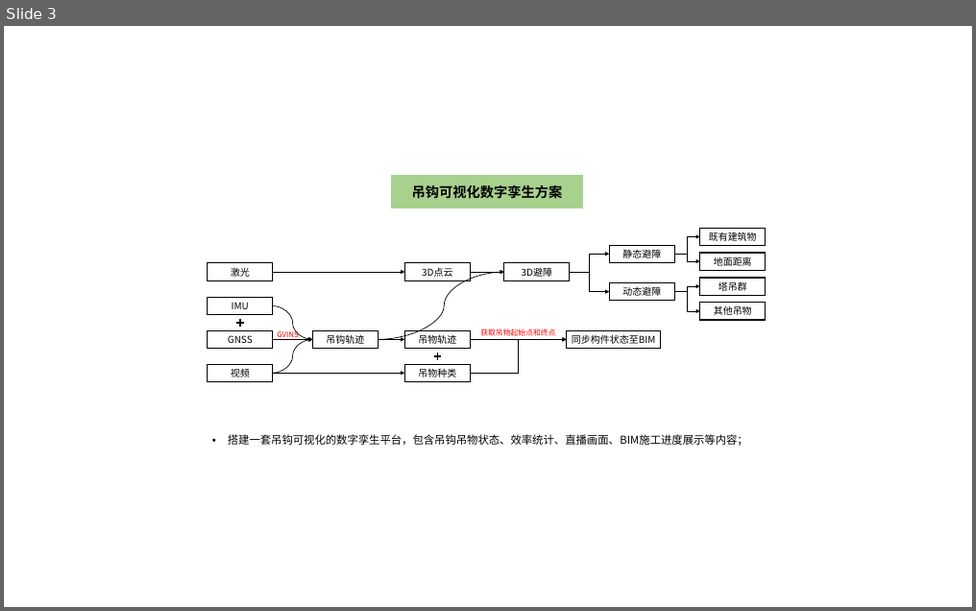
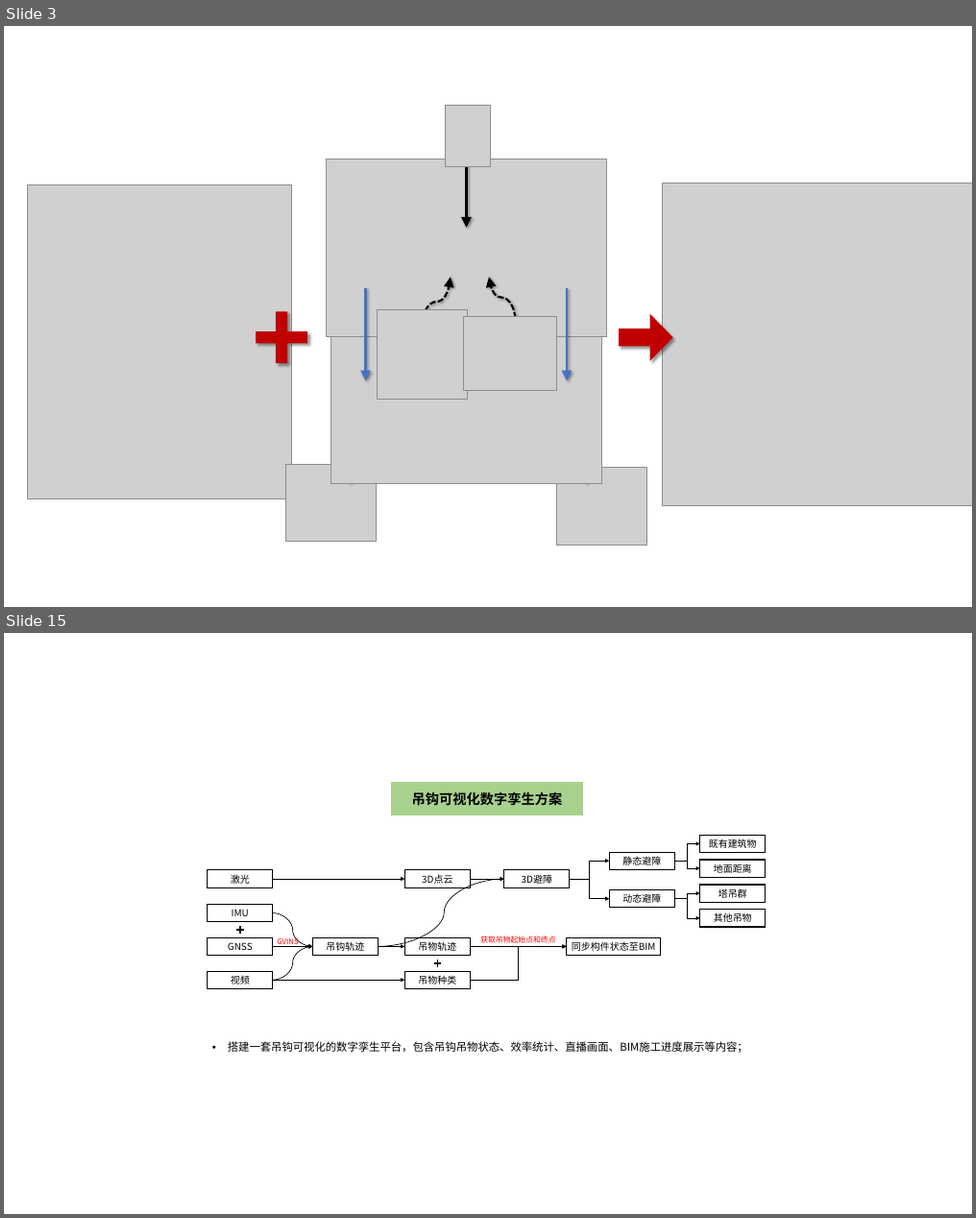
Before and after one commit to 1111224cyfff/graduation-thesis, a slide deck: figures/素材/论文终稿配图.pptx. Shown one above the other, each under a label of ours: slide 3 before the commit, slides 3 and 15 after it; the slides between them are not shown. The pictures are 976x611 and 976x1218 pixels, drawn with LibreOffice and Linux fonts; fonts in the diff are those of the drawing; grey boxes stand for pictures. Boxes give left, top, right and bottom in pixels: in the first picture for what was removed or moved away, otherwise in the second. Text is boxed around its words. In the diff, an @@ line names an element or a change of style, - is before the commit and + after.

```diff
--- a/figures/素材/论文终稿配图.pptx
+++ b/figures/素材/论文终稿配图.pptx
@@ slide 3 added at [4,26,972,607], background #FFFFFF @@
@@ group added at [286,105,646,544]: 7 pictures, 5 arrows, 2 curved arrows @@
@@ picture added at [28,184,292,498] @@
@@ picture added at [662,183,971,505] @@
@@ plus sign added at [246,302,317,372], fill #C00000 @@
@@ right arrow added at [618,313,672,361], fill #C00000 @@
@@ what was slide 3 is now slide 15 @@
```
Also in this commit, not shown: 13 other slides added, 9 other files.
